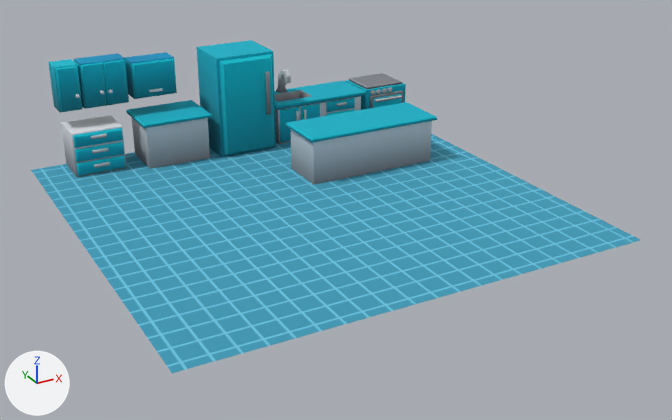
Two versions of the FBX model Assets/Models/Stage 1/s1_Kitchen_v1.fbx, one commit apart.
The view is the same before and after, from a 50 mm camera at (53.18, 1.69, 7.35) aimed at (61.22, 16.3, 0.05). The axes (+X, +Y, +Z) are drawn at lower left. The lights are the same throughout. Where no turn or scale is listed for an object, it has been applied to the vertices. Vertices at the same position are counted once.

The first picture shows 's1_Kitchen_v1'.
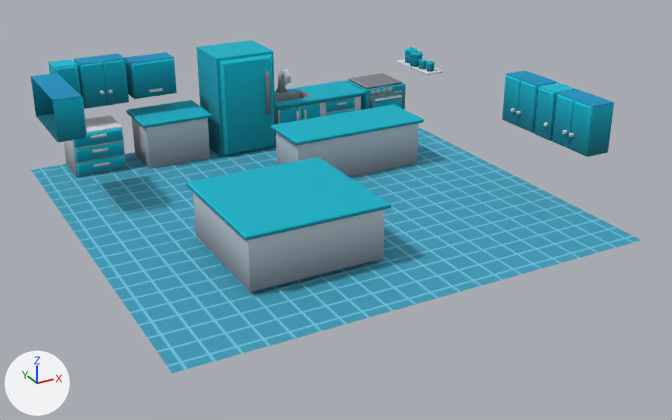
Scene script edits in JSON lines:
```json
{"block": "me_plane_056", "where": "# used by ob_s1_kitchen_v1; location = (61.0, 17.0, 0.0)"}
{"op": "remove", "block": "me_plane_056", "code": "me_plane_056.from_pydata(...)  # 618 vertices, 499 faces; spans x -4.5..4.5, y -4.5..4.5, z 0.0..2.32"}
{"op": "add", "block": "me_plane_056", "code": "me_plane_056.from_pydata(...)  # 1064 vertices, 892 faces; spans x -4.5..4.52, y -4.5..4.5, z 0.0..2.44"}
{"block": "me_plane_056", "change": "me_plane_056 part 1: the loose piece of 36 vertices spanning x -3.32..-2.35, y 3.94..4.49, z 1.35..2.32 is copied, and the copy is turned -90 degrees about the z axis through its middle, then moved by (7.08, -7.13, 0.0); it spans x 3.97..4.52, y -3.41..-2.43, z 1.35..2.32"}
{"block": "me_plane_056", "change": "me_plane_056 part 2: the loose piece of 20 vertices spanning x -3.85..-3.36, y 3.94..4.49, z 1.35..2.32 is copied, and the copy is turned -90 degrees about the z axis through its middle, then moved by (7.85, -6.36, 0.0); it spans x 3.97..4.52, y -2.39..-1.91, z 1.35..2.32"}
{"block": "me_plane_056", "change": "me_plane_056 part 3: the loose piece of 36 vertices spanning x -3.32..-2.35, y 3.94..4.49, z 1.35..2.32 is copied, and the copy is turned -90 degrees about the z axis through its middle, then moved by (7.08, -5.6, 0.0); it spans x 3.97..4.52, y -1.87..-0.9, z 1.35..2.32"}
{"block": "me_plane_056", "change": "me_plane_056 part 4: a new loose piece of 42 vertices spanning x 4.12..4.46, y 2.86..3.15, z 1.63..2.0, in mat_atlas (picture img_texture_atlas_png)"}
{"block": "me_plane_056", "change": "me_plane_056 part 5: a new loose piece of 42 vertices spanning x 4.05..4.39, y 2.52..2.81, z 1.63..2.0, in mat_atlas (picture img_texture_atlas_png)"}
{"block": "me_plane_056", "change": "me_plane_056 part 6: a new loose piece of 42 vertices spanning x 4.1..4.32, y 2.28..2.46, z 1.63..1.86, in mat_atlas (picture img_texture_atlas_png)"}
{"block": "me_plane_056", "change": "me_plane_056 part 7: a new loose piece of 42 vertices spanning x 4.15..4.37, y 2.03..2.22, z 1.63..1.86, in mat_atlas (picture img_texture_atlas_png)"}
{"block": "me_plane_056", "change": "me_plane_056 part 8: a new loose piece of 20 vertices spanning x -2.73..-0.05, y -3.11..-0.52, z 0.1..1.15, in mat_atlas (picture img_texture_atlas_png)"}
{"block": "me_plane_056", "change": "me_plane_056 part 9: a new loose piece of 20 vertices spanning x -4.5..-3.95, y 1.29..3.09, z 1.63..2.44, in mat_atlas (picture img_texture_atlas_png)"}
{"block": "me_plane_056", "change": "me_plane_056 part 10: 20 vertices moved from x 0.42..3.51, y 0.7..1.92, z 0.0..1.05 to x 0.07..3.16, y 0.7..1.92, z 0.0..1.05; 8 vertices added at x 4.03..4.5, y 1.93..3.28, z 1.61..1.64"}
```

Pixel boxes (x1, y1, x2, y2) of what changed, in the pictures (672 x 420 px; the box of a moved part takes in the faces that stretch with it):
```json
{"part": 1, "of": "me_plane_056", "change": "added", "after": [552, 89, 614, 157], "on screen": "cyan"}
{"part": 2, "of": "me_plane_056", "change": "added", "after": [534, 83, 575, 141], "on screen": "cyan"}
{"part": 3, "of": "me_plane_056", "change": "added", "after": [502, 70, 557, 133], "on screen": "cyan"}
{"part": 4, "of": "me_plane_056", "change": "added", "after": [405, 47, 417, 63]}
{"part": 5, "of": "me_plane_056", "change": "added", "after": [410, 50, 423, 67]}
{"part": 6, "of": "me_plane_056", "change": "added", "after": [419, 59, 427, 69]}
{"part": 7, "of": "me_plane_056", "change": "added", "after": [426, 61, 435, 72]}
{"part": 8, "of": "me_plane_056", "change": "added", "after": [186, 157, 391, 292], "on screen": "cyan"}
{"part": 9, "of": "me_plane_056", "change": "added", "after": [31, 73, 87, 142], "on screen": "cyan"}
{"part": 10, "of": "me_plane_056", "change": "moved or reshaped", "before": [285, 102, 437, 184], "after": [271, 59, 444, 177]}
```
